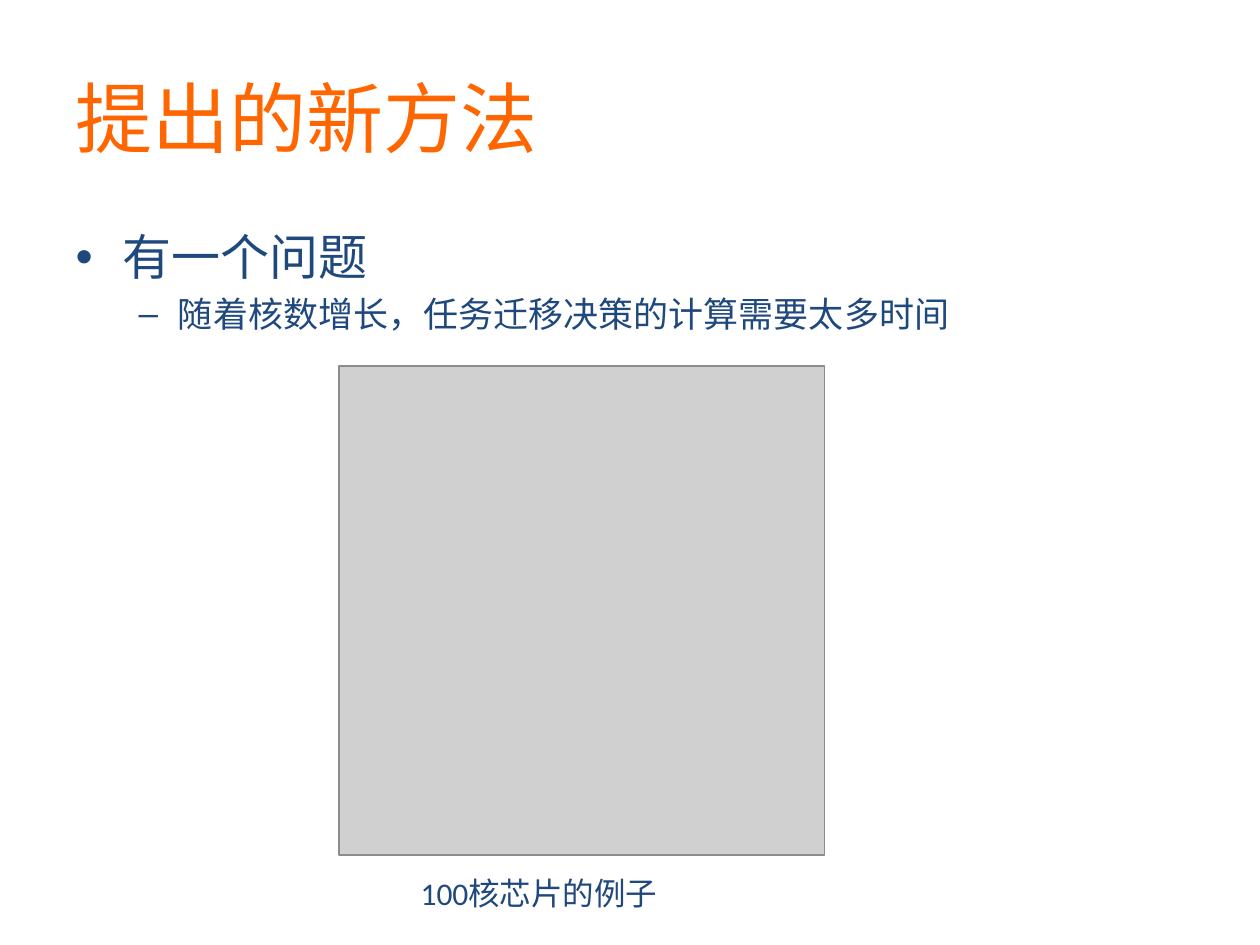
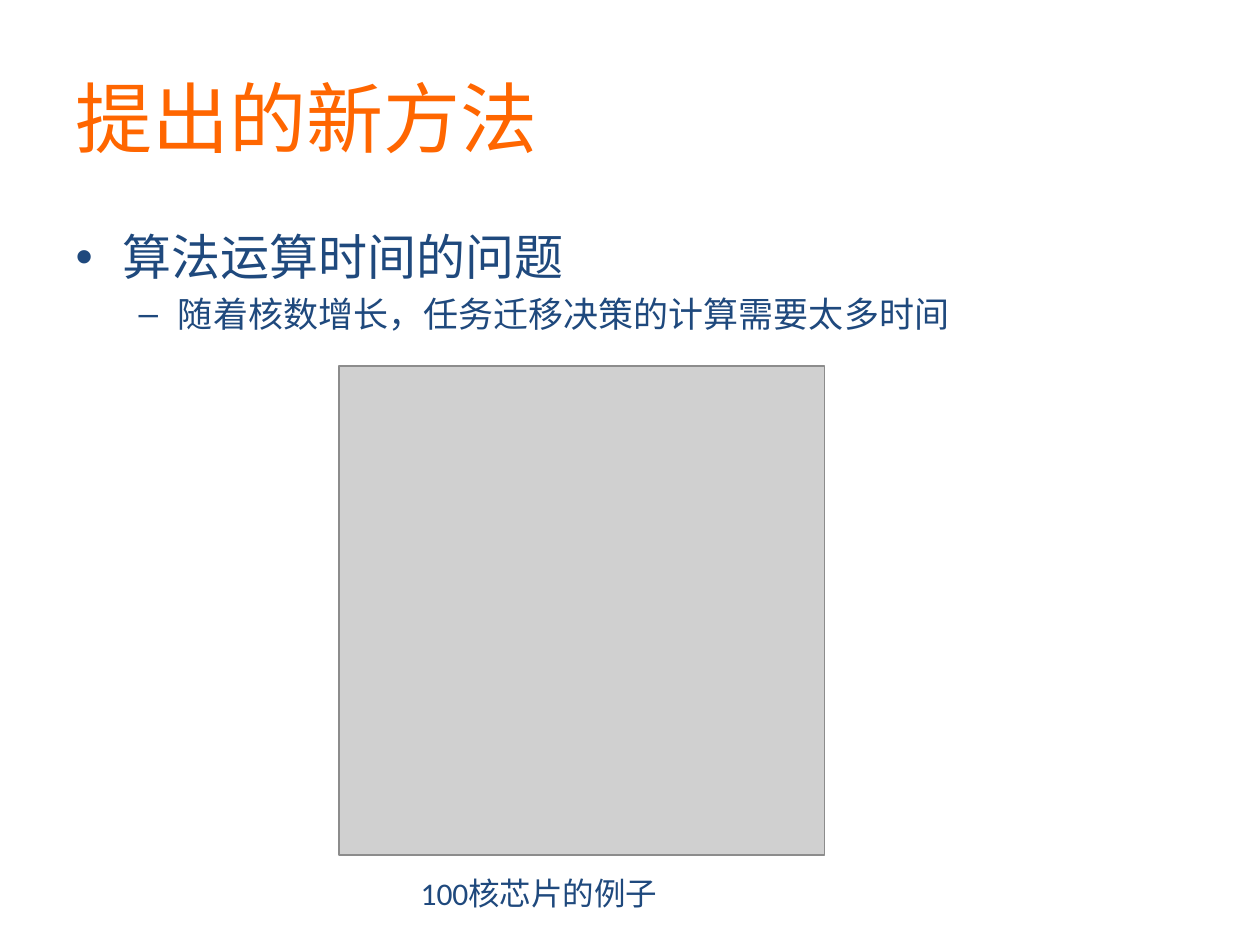
Before and after one commit to martian9/xin-yuan-houqin, a slide deck: slide 8 of ppt/majian.pptx. Drawn at 1260x945 pixels with LibreOffice and Linux fonts; fonts in the diff are those of the drawing; grey boxes stand for pictures. Boxes give left, top, right and bottom in pixels: in the first picture for what was removed or moved away, otherwise in the second. Text is boxed around its words. In the diff, an @@ line names an element or a change of style, - is before the commit and + after.

```diff
--- a/ppt/majian.pptx
+++ b/ppt/majian.pptx
@@ text at (123, 233, 563, 279): text changed @@
-• 有一个问题
+• 算法运算时间的问题
```
Also in this commit, not shown: 5 other slides changed, 6 slides added, 8 slides removed.
